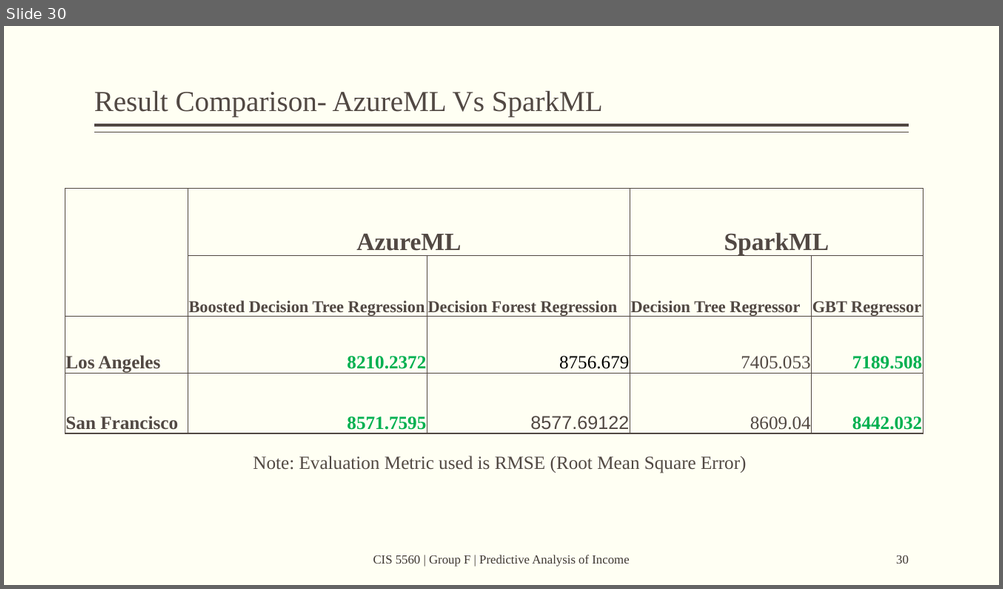
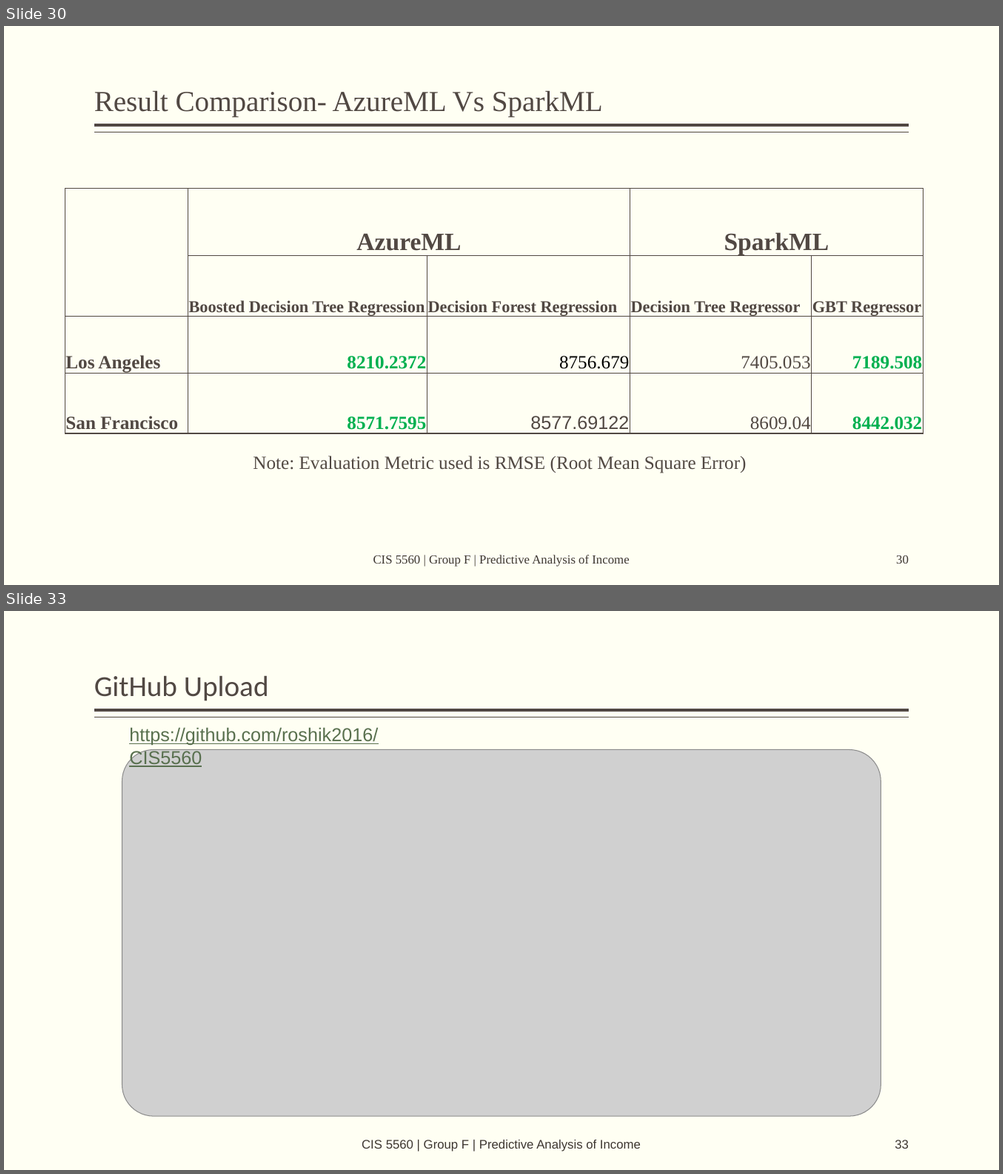
Before and after one commit to roshik2016/CIS5560, a slide deck: Predictive Analysis of Income.pptm. Shown one above the other, each under a label of ours: slide 30 before the commit, slides 30 and 33 after it; the slides between them are not shown. The pictures are 1003x589 and 1003x1174 pixels, drawn with LibreOffice and Linux fonts; fonts in the diff are those of the drawing; grey boxes stand for pictures. Boxes give left, top, right and bottom in pixels: in the first picture for what was removed or moved away, otherwise in the second. Text is boxed around its words. In the diff, an @@ line names an element or a change of style, - is before the commit and + after.

```diff
--- a/Predictive Analysis of Income.pptm
+++ b/Predictive Analysis of Income.pptm
@@ slide 33 added at [4,611,999,1170], background #FFFFF3; not listed: 2 template elements that a slide beside it also shows @@
@@ title added at [94,675,269,701], 28 pt, text #514843 @@
+GitHub Upload
@@ text added at [129,727,378,767], 18 pt, text #59704F, underline @@
+https://github.com/roshik2016/CIS5560
@@ picture added at [122,750,881,1117] @@
@@ text added at [361,1140,640,1152], 12 pt, text #3D3632 @@
+CIS 5560 | Group F | Predictive Analysis of Income
@@ page number added at [894,1140,908,1149], 12 pt, text #3D3632 @@
+33
```
Also in this commit, not shown: 4 slides changed.
